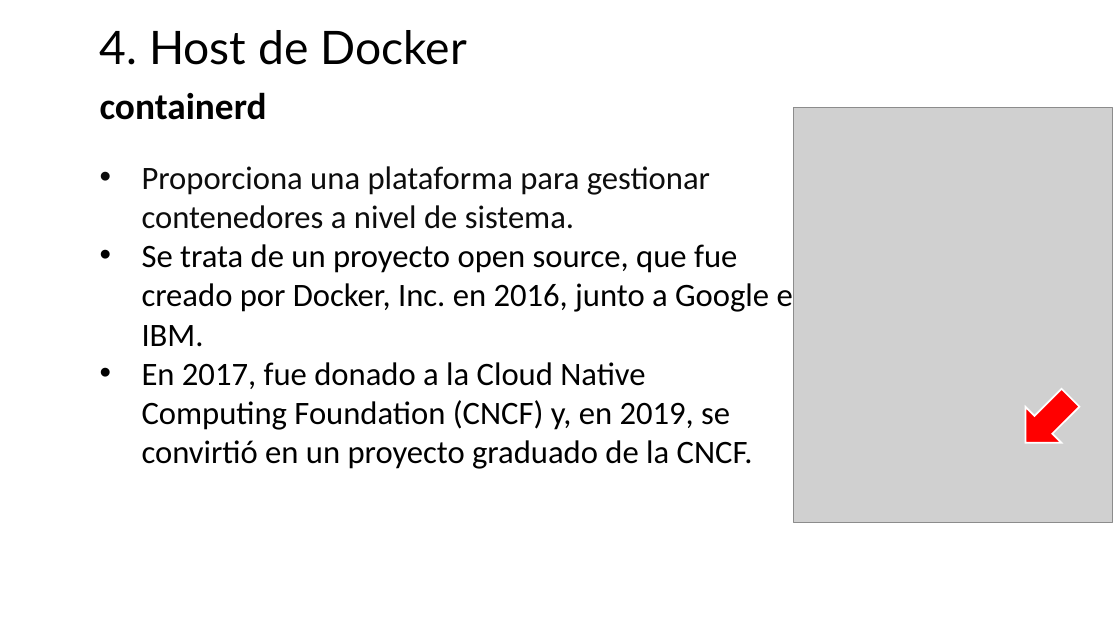
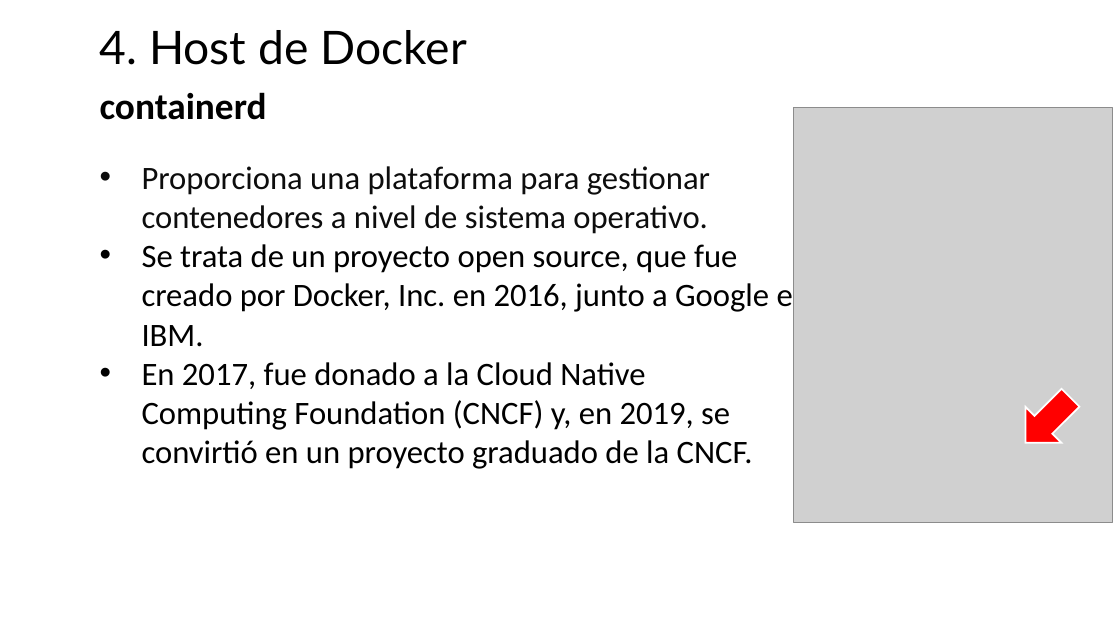
Before and after one commit to jpaniorte/docker25, a slide deck: slide 21 of ppt/1_arquitectura.pptx. Drawn at 1120x630 pixels with LibreOffice and Linux fonts; fonts in the diff are those of the drawing; grey boxes stand for pictures. Boxes give left, top, right and bottom in pixels: in the first picture for what was removed or moved away, otherwise in the second. Text is boxed around its words. In the diff, an @@ line names an element or a change of style, - is before the commit and + after.

```diff
--- a/ppt/1_arquitectura.pptx
+++ b/ppt/1_arquitectura.pptx
@@ text at (142,166,710,234): text changed @@
-• Proporciona una plataforma para gestionar contenedores a nivel de sistema.
+• Proporciona una plataforma para gestionar contenedores a nivel de sistema operativo.
```
Also in this commit, not shown: 3 other slides changed, 5 other files.
